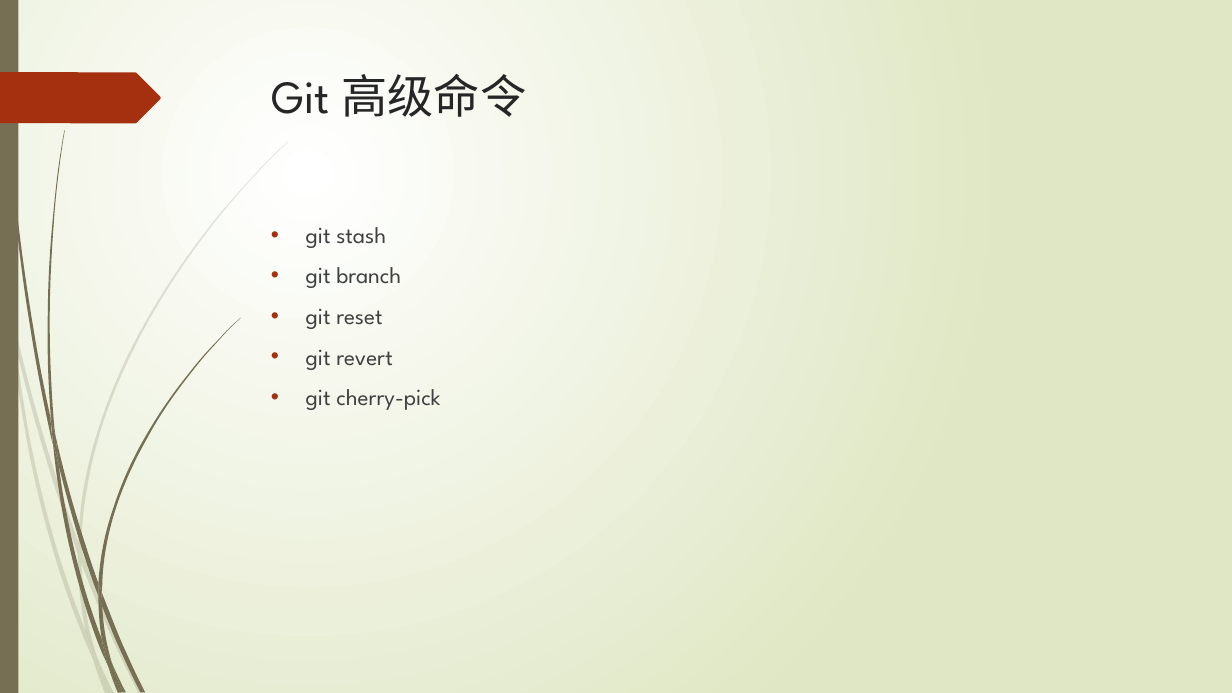
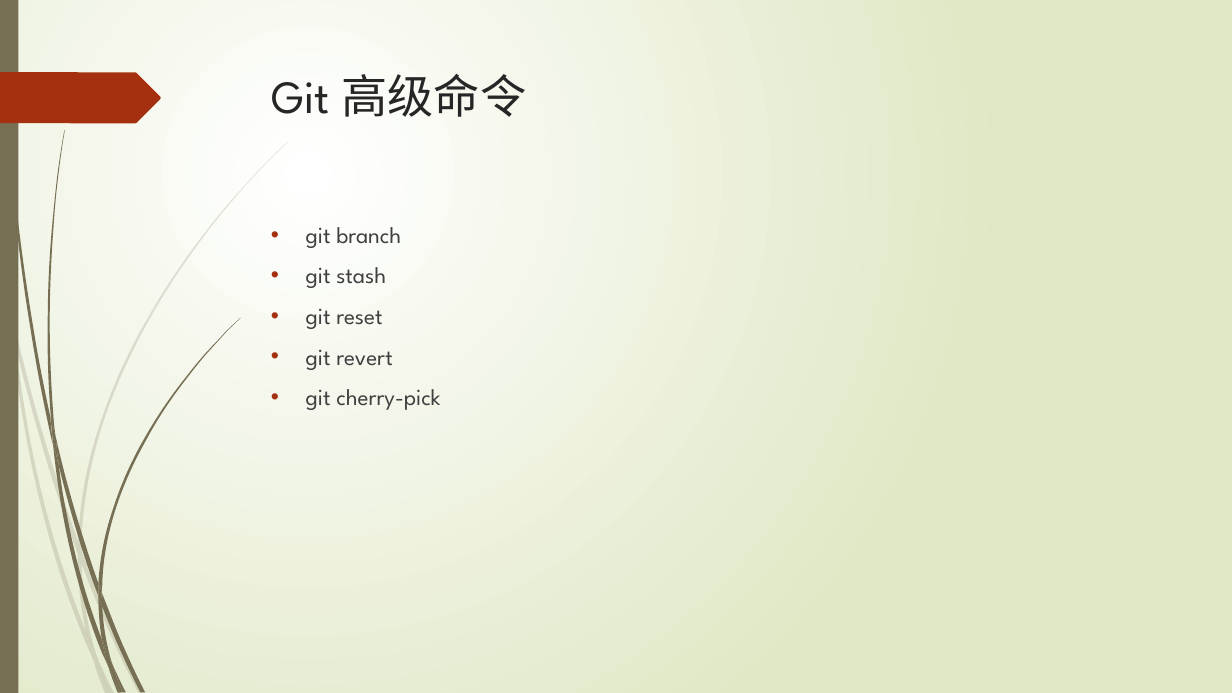
Before and after one commit to watercolor/gitppt, a slide deck: slide 24 of Git.pptx (slide 19 before the commit). Drawn at 1232x693 pixels with LibreOffice and Linux fonts; fonts in the diff are those of the drawing. Boxes give left, top, right and bottom in pixels: in the first picture for what was removed or moved away, otherwise in the second. Text is boxed around its words. In the diff, an @@ line names an element or a change of style, - is before the commit and + after.

```diff
--- a/Git.pptx
+++ b/Git.pptx
@@ text at [306,227,401,248]: paragraph added @@
+• git branch
@@ text at [306,267,401,288]: paragraph removed @@
-• git branch
```
Also in this commit, not shown: 8 other slides changed, 5 slides added.
